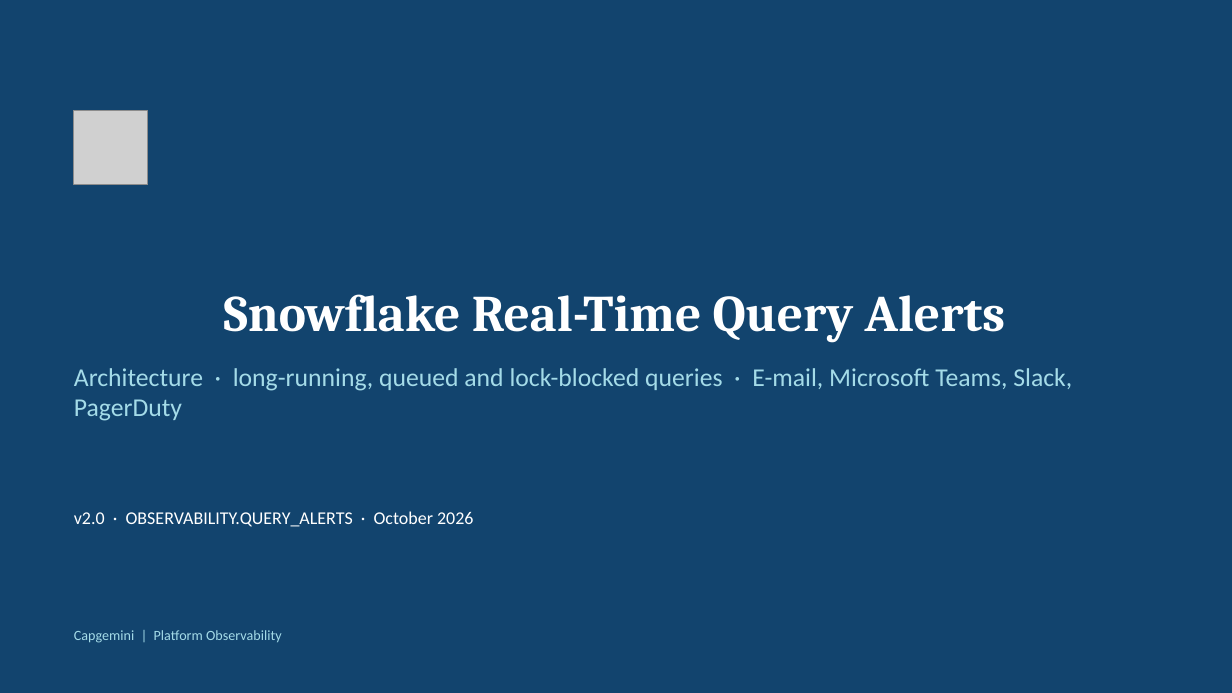
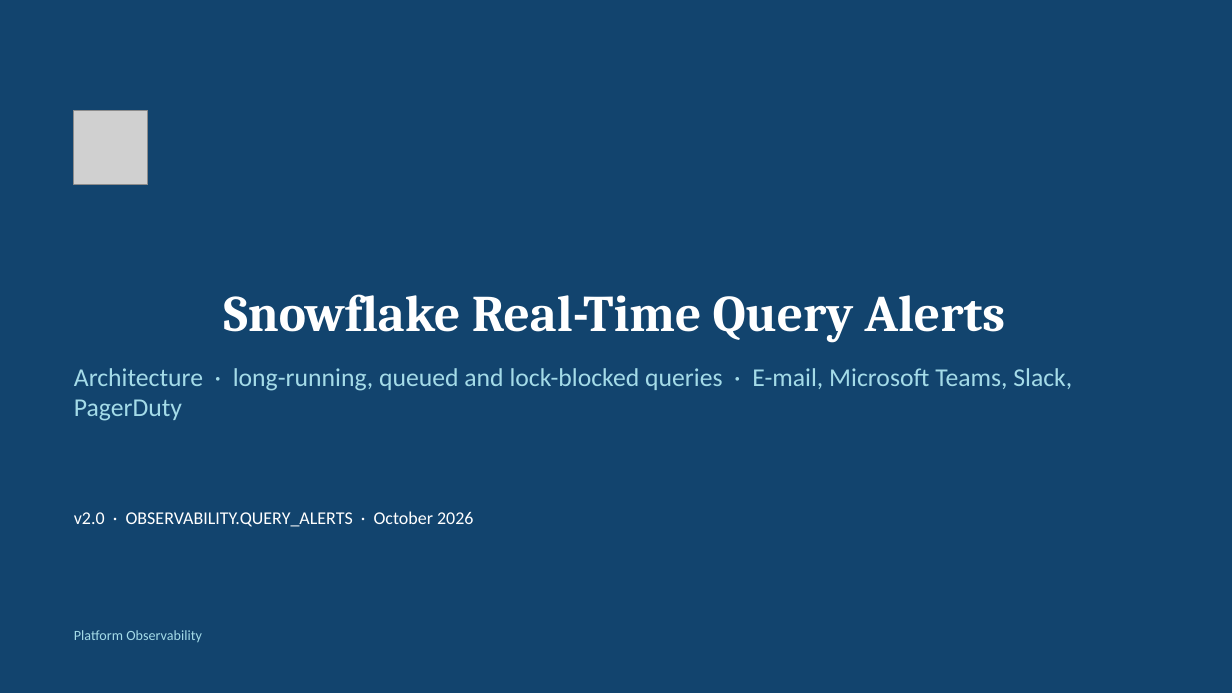
Before and after one commit to CloudKatasani/Observability-Snowflake-Query-Alerts, a slide deck: slide 1 of docs/architecture/Snowflake_Query_Alerts_Architecture.pptx. Drawn at 1232x693 pixels with LibreOffice and Linux fonts; fonts in the diff are those of the drawing; grey boxes stand for pictures. Boxes give left, top, right and bottom in pixels: in the first picture for what was removed or moved away, otherwise in the second. Text is boxed around its words. In the diff, an @@ line names an element or a change of style, - is before the commit and + after.

```diff
--- a/docs/architecture/Snowflake_Query_Alerts_Architecture.pptx
+++ b/docs/architecture/Snowflake_Query_Alerts_Architecture.pptx
@@ text at [74, 630, 202, 642]: text changed @@
-Capgemini | Platform Observability
+Platform Observability
```
Also in this commit, not shown: 2 other files.
